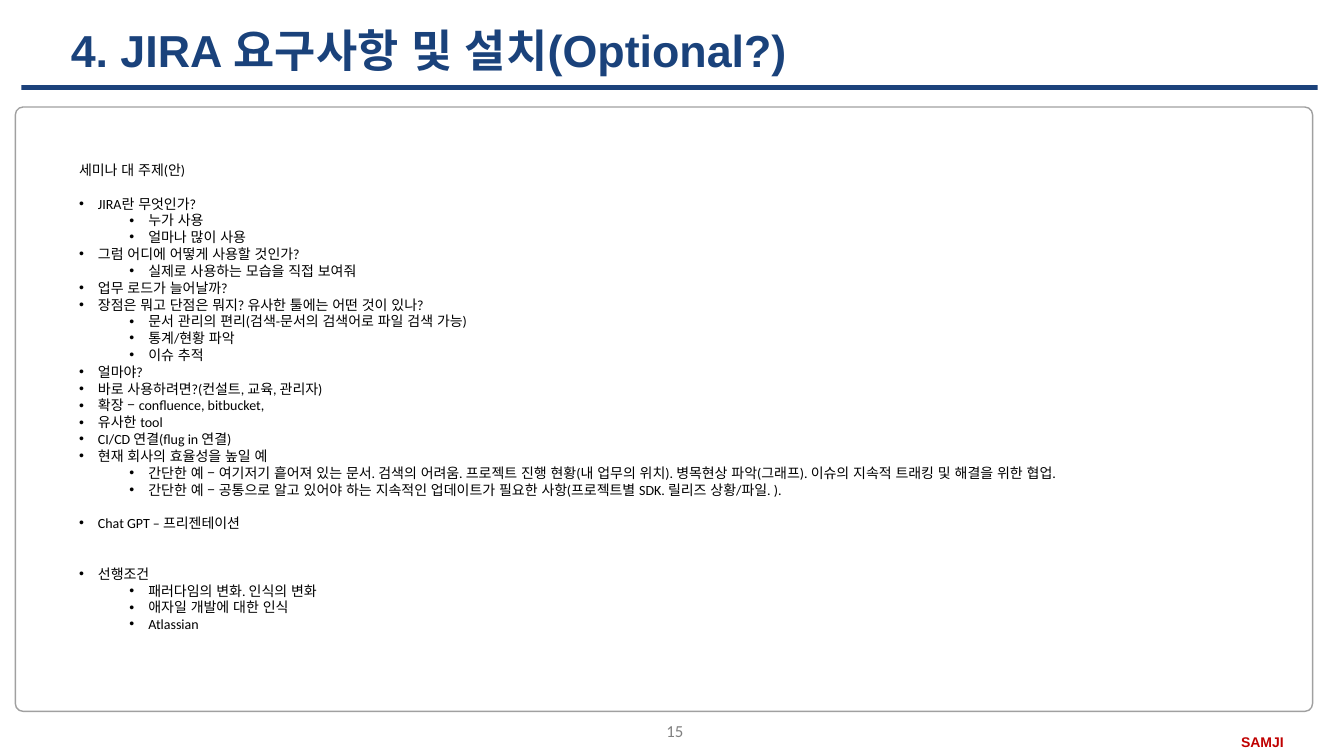
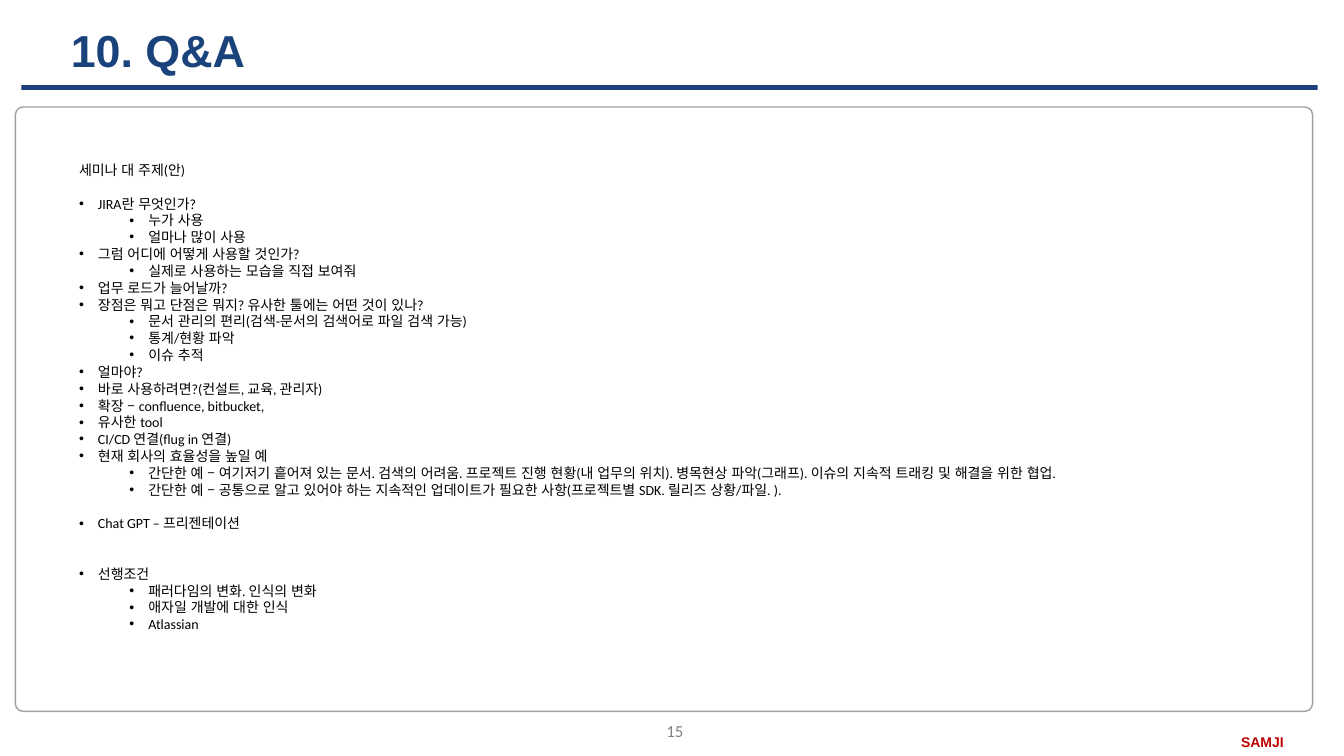
Before and after one commit to SangguKang/doc, a slide deck: slide 15 of Transfer/JIRA.pptx. Drawn at 1344x756 pixels with LibreOffice and Linux fonts; fonts in the diff are those of the drawing; background and template pictures are left out. Boxes give left, top, right and bottom in pixels: in the first picture for what was removed or moved away, otherwise in the second. Text is boxed around its words. In the diff, an @@ line names an element or a change of style, - is before the commit and + after.

```diff
--- a/Transfer/JIRA.pptx
+++ b/Transfer/JIRA.pptx
@@ title at box(71, 35, 245, 76): text changed @@
-4. JIRA 요구사항 및 설치(Optional?)
+10. Q&A
```
Also in this commit, not shown: 10 other slides changed, 4 slides added, 18 slides removed, 3 other files.
